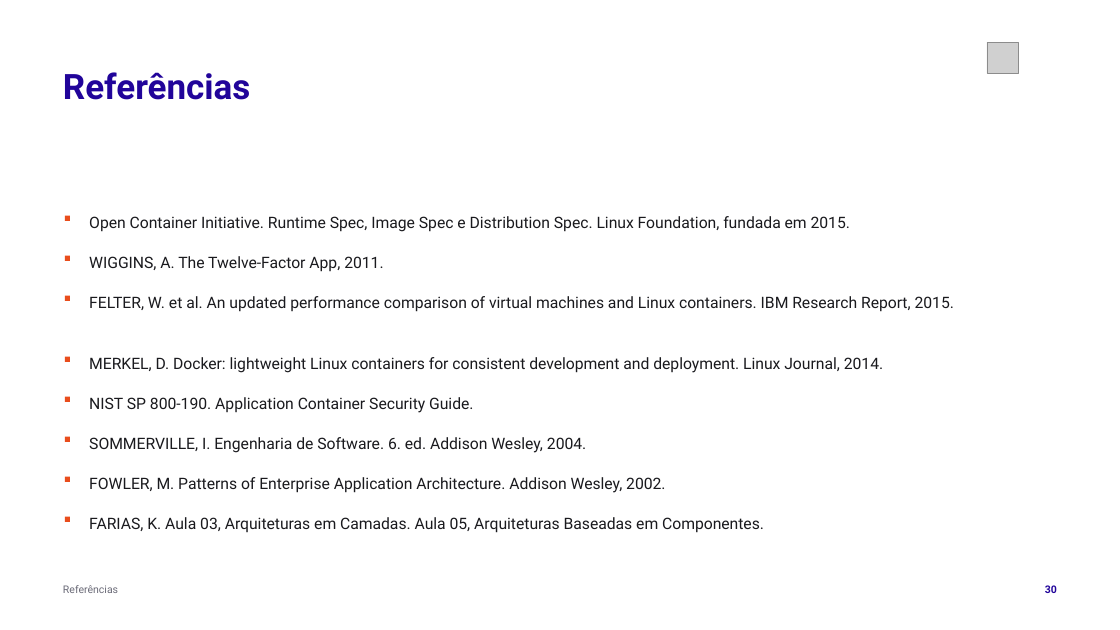
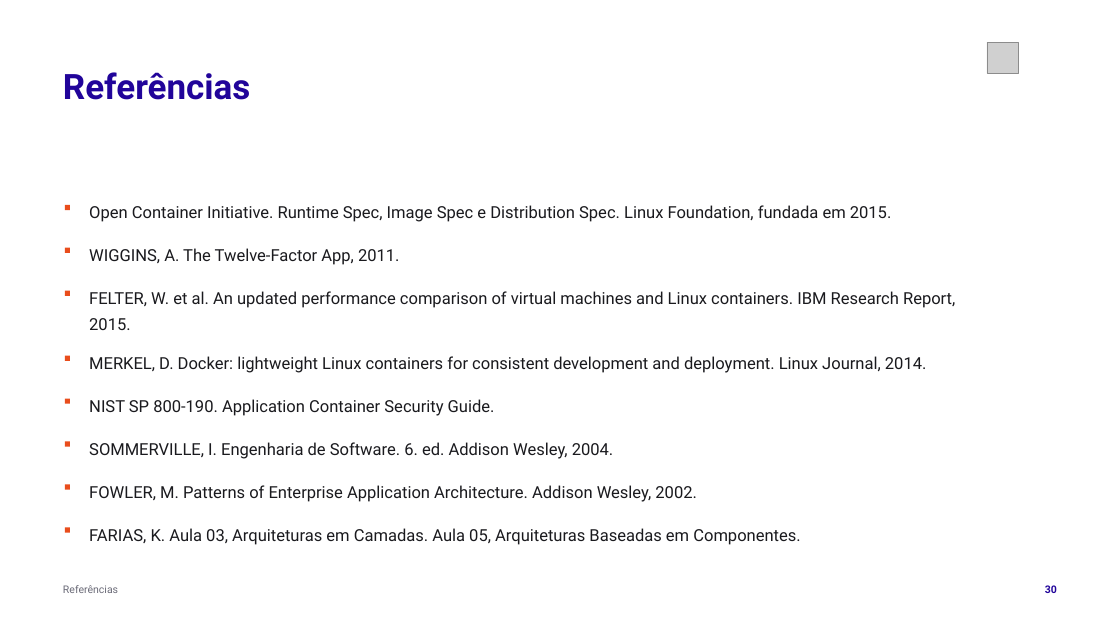
Before and after one commit to tcpassos/invite-app, a slide deck: slide 30 of trabalhos/T1-Docker-Invite-People.pptx. Drawn at 1120x630 pixels with LibreOffice and Linux fonts; fonts in the diff are those of the drawing; grey boxes stand for pictures. Boxes give left, top, right and bottom in pixels: in the first picture for what was removed or moved away, otherwise in the second. Text is boxed around its words. In the diff, an @@ line names an element or a change of style, - is before the commit and + after.

```diff
--- a/trabalhos/T1-Docker-Invite-People.pptx
+++ b/trabalhos/T1-Docker-Invite-People.pptx
@@ 2 texts, 1 rectangle: place and size @@
-2 texts, 1 rectangle at (65, 216, 850, 272)
+2 texts, 1 rectangle at (65, 205, 892, 265)
@@ size 13.5 to 14.2 pt in 8 elements at (89, 399, 495, 416), (89, 356, 927, 373), (89, 442, 614, 459), (89, 291, 955, 330), (89, 485, 697, 502), (89, 248, 400, 265), (89, 528, 800, 545), (89, 205, 892, 222) @@
@@ rectangle: place and size @@
-rectangle at (65, 255, 70, 260)
+rectangle at (65, 248, 70, 253)
@@ rectangle: place and size @@
-rectangle at (65, 296, 70, 301)
+rectangle at (65, 291, 70, 296)
@@ rectangle: place and size @@
-rectangle at (65, 437, 70, 442)
+rectangle at (65, 442, 70, 447)
@@ text "FOWLER, M. Patterns of Enterprise ...": place and size @@
-text "FOWLER, M. Patterns of Enterprise ..." at (89, 477, 665, 493)
+text "FOWLER, M. Patterns of Enterprise ..." at (89, 485, 697, 502)
@@ 2 rectangles, 1 text: place and size @@
-2 rectangles, 1 text at (65, 476, 764, 533)
+2 rectangles, 1 text at (65, 485, 800, 545)
```
Also in this commit, not shown: 13 other slides changed, 11 other files.
